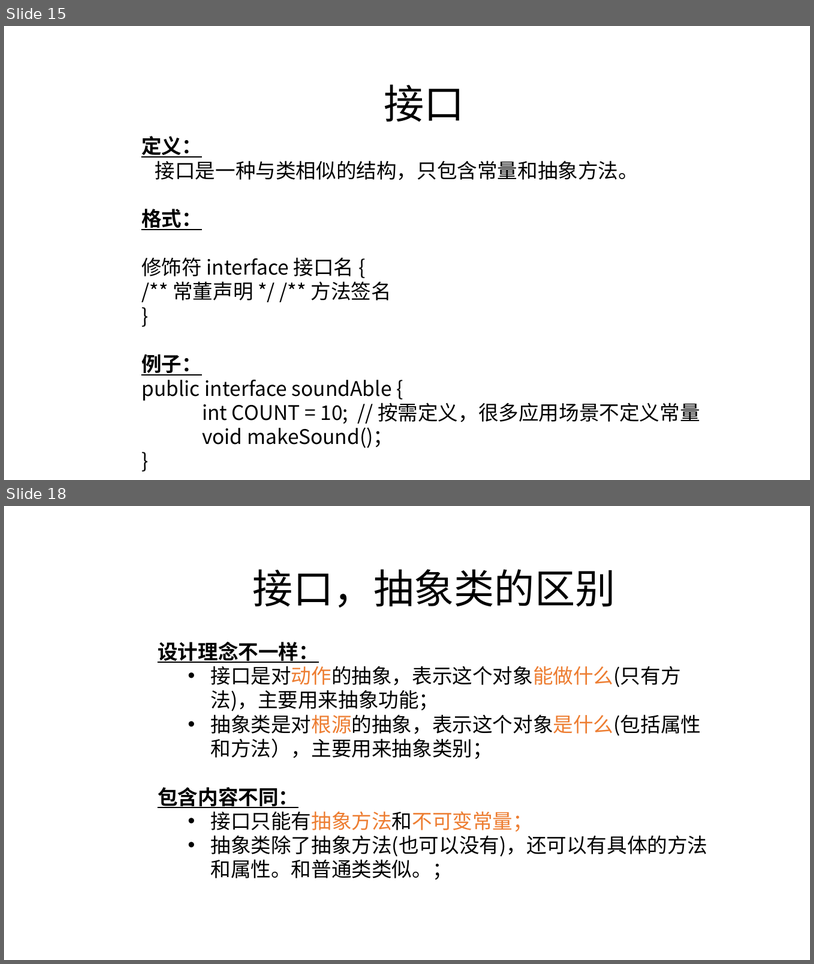
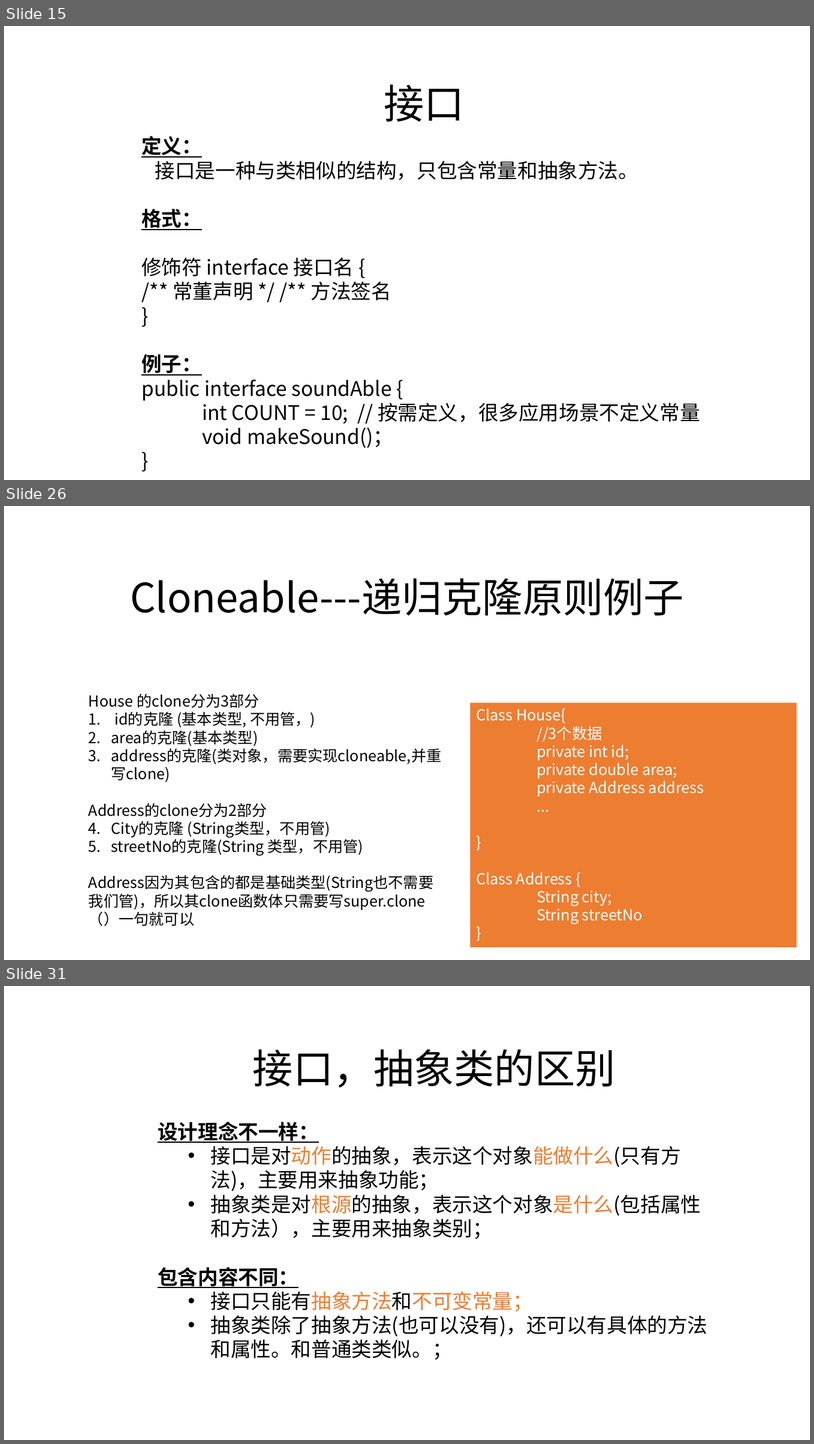
Before and after one commit to zjyesir/hmc_java_1, a slide deck: ppt/12.抽象类和接口.pptx. Shown one above the other, each under a label of ours: slides 15 and 18 before the commit, slides 15, 26 and 31 after it; the slides between them are not shown. The pictures are 814x964 and 814x1444 pixels, drawn with LibreOffice and Linux fonts; fonts in the diff are those of the drawing; background and template pictures are left out. Boxes give left, top, right and bottom in pixels: in the first picture for what was removed or moved away, otherwise in the second. Text is boxed around its words. In the diff, an @@ line names an element or a change of style, - is before the commit and + after.

```diff
--- a/ppt/12.抽象类和接口.pptx
+++ b/ppt/12.抽象类和接口.pptx
@@ slide 26 added at [4, 506, 810, 960], background picture (left out) @@
@@ text added at [130, 578, 684, 616], 48 pt, text #000000 @@
+Cloneable---递归克隆原则例子
@@ text added at [89, 693, 442, 926], 18 pt, text #000000 @@
+House 的clone分为3部分
+1. id的克隆 (基本类型, 不用管，)
+2. area的克隆(基本类型)
+3. address的克隆(类对象，需要实现cloneable,并重写clone)
+Address的clone分为2部分
+1. City的克隆 (String类型，不用管)
+2. streetNo的克隆(String 类型，不用管)
+Address因为其包含的都是基础类型(String也不需要我们管)，所以其clone函数体只需要写super.clone（）一句就可以
@@ rectangle added at [470, 703, 797, 947], fill #ED7D31, 18 pt, text #FFFFFF @@
+Class House{
+//3个数据
+private int id;
+private double area;
+private Address address
+...
+}
+Class Address {
+String city;
+String streetNo
+}
@@ what was slide 18 is now slide 31 @@
```
Also in this commit, not shown: 1 slide changed, 13 other slides added, 2 slides removed.
